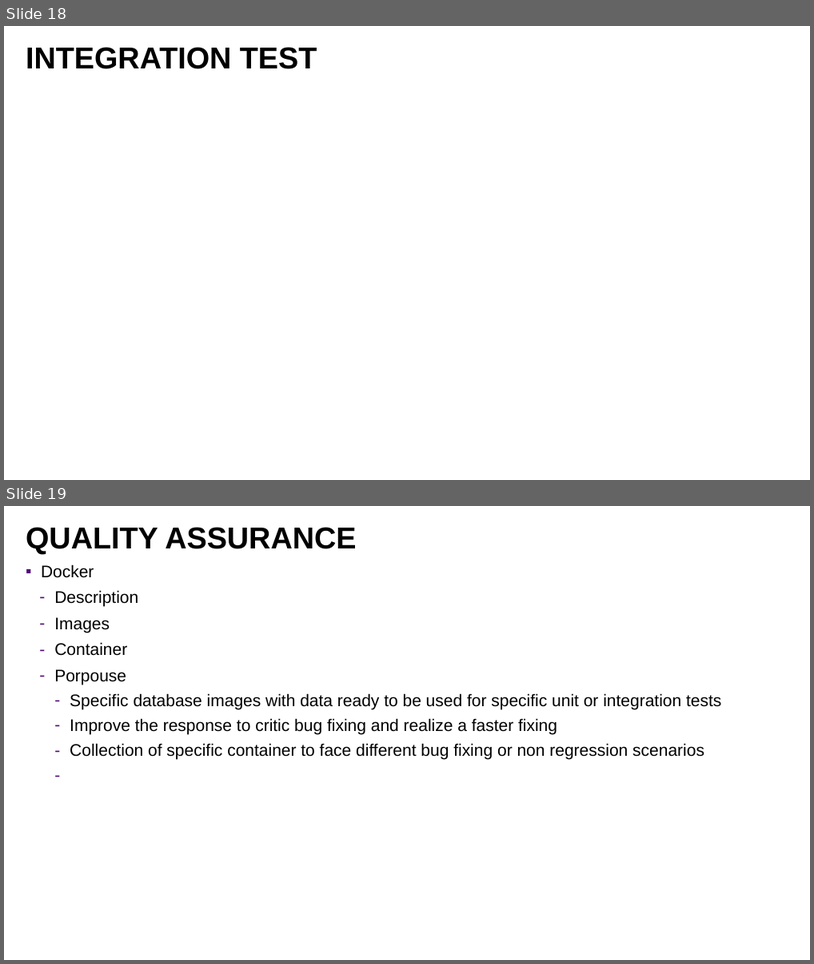
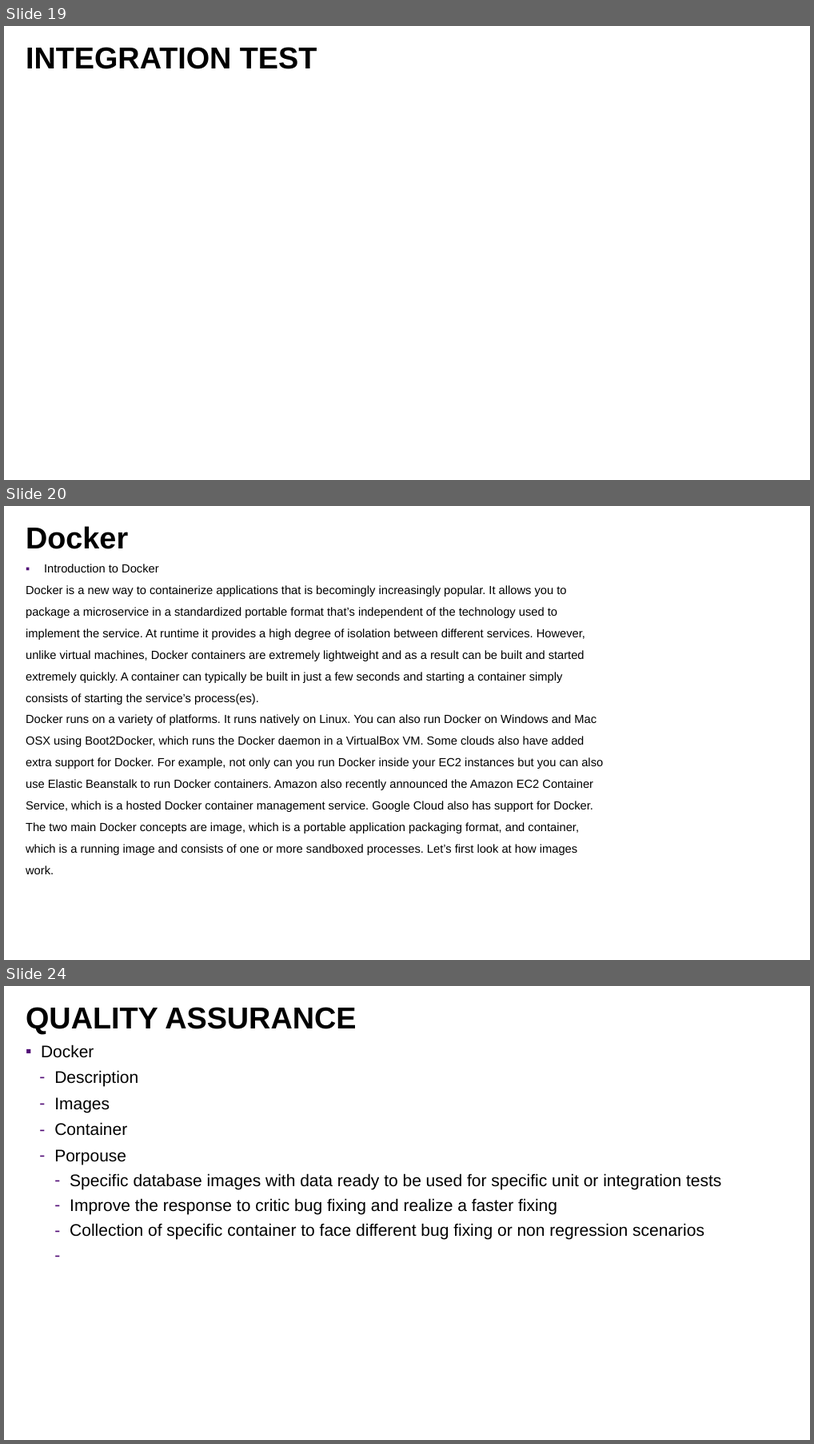
Before and after one commit to lbennardis/microS_code2016_DOCS, a slide deck: luigiBennardisMicroservices.pptx. Shown one above the other, each under a label of ours: slides 18 and 19 before the commit, slides 19, 20 and 24 after it; the slides between them are not shown. The pictures are 814x964 and 814x1444 pixels, drawn with LibreOffice and Linux fonts; fonts in the diff are those of the drawing; background and template pictures are left out. Boxes give left, top, right and bottom in pixels: in the first picture for what was removed or moved away, otherwise in the second. Text is boxed around its words. In the diff, an @@ line names an element or a change of style, - is before the commit and + after.

```diff
--- a/luigiBennardisMicroservices.pptx
+++ b/luigiBennardisMicroservices.pptx
@@ slide 20 added at (4, 506, 810, 960), background picture (left out) @@
@@ title added at (26, 526, 128, 549), 72 pt, text #000000, bold @@
+Docker
@@ text added at (26, 564, 603, 874), 28 pt, text #000000 @@
+▪ Introduction to Docker
+Docker is a new way to containerize applications that is becomingly increasingly popular. It allows you to
+package a microservice in a standardized portable format that’s independent of the technology used to
+implement the service. At runtime it provides a high degree of isolation between different services. However,
+unlike virtual machines, Docker containers are extremely lightweight and as a result can be built and started
+extremely quickly. A container can typically be built in just a few seconds and starting a container simply
+consists of starting the service’s process(es).
+Docker runs on a variety of platforms. It runs natively on Linux. You can also run Docker on Windows and Mac
+OSX using Boot2Docker, which runs the Docker daemon in a VirtualBox VM. Some clouds also have added
+extra support for Docker. For example, not only can you run Docker inside your EC2 instances but you can also
+use Elastic Beanstalk to run Docker containers. Amazon also recently announced the Amazon EC2 Container
+Service, which is a hosted Docker container management service. Google Cloud also has support for Docker.
+The two main Docker concepts are image, which is a portable application packaging format, and container,
+which is a running image and consists of one or more sandboxed processes. Let’s first look at how images
+work.
@@ what was slide 18 is now slide 19 @@
@@ what was slide 19 is now slide 24 @@
```
Also in this commit, not shown: 5 other slides added, 2 other files.
